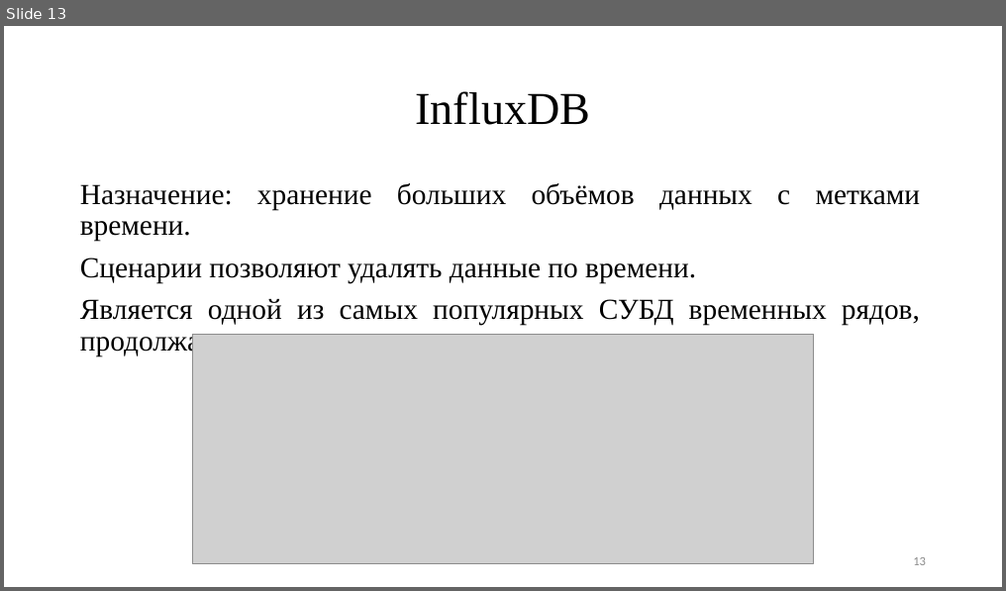
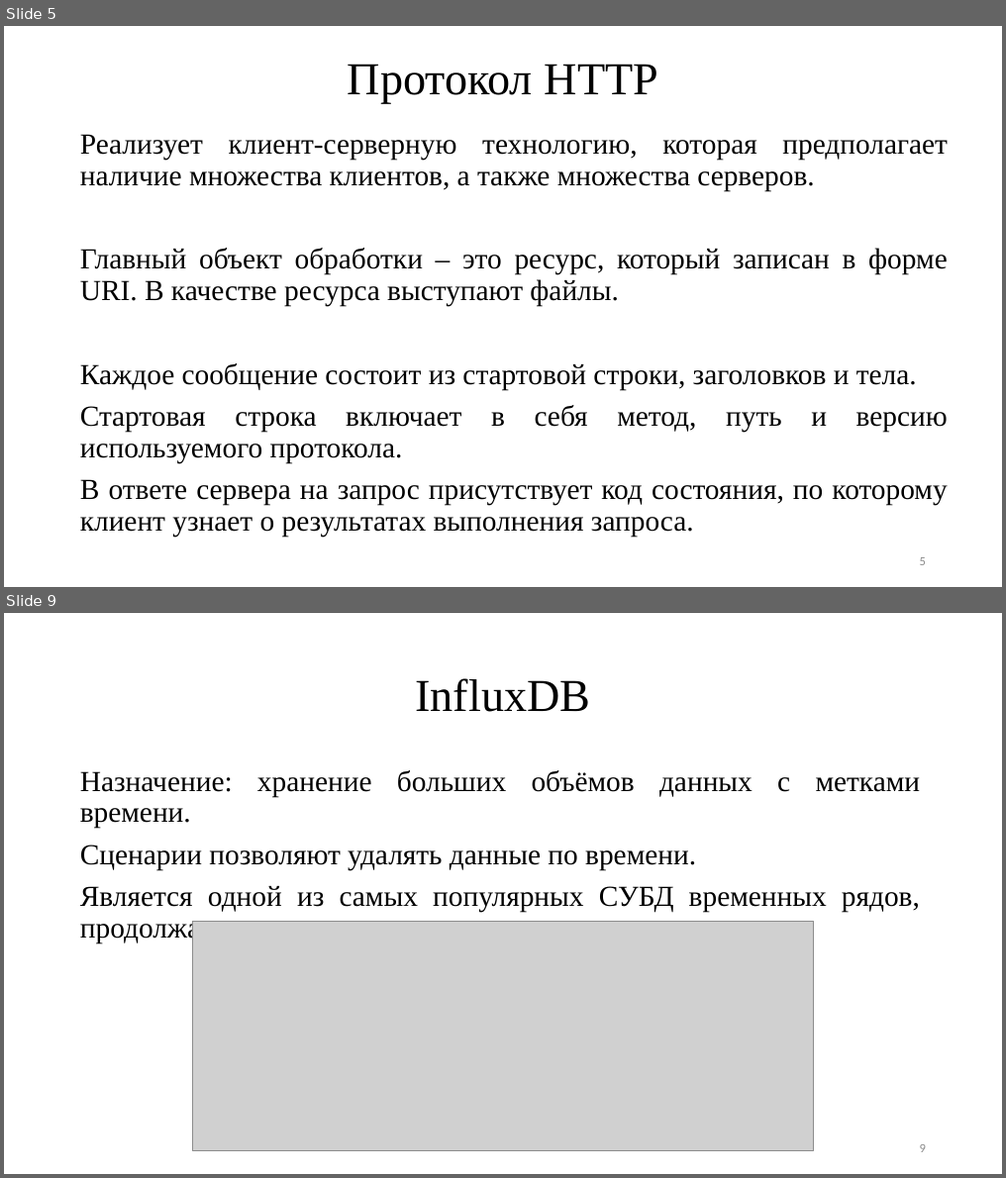
Before and after one commit to TheSawIsTheLaw/NetworkingCoursework, a slide deck: documentation/Presentation/presentation.pptx. Shown one above the other, each under a label of ours: slide 13 before the commit, slides 5 and 9 after it; the slides between them are not shown. The pictures are 1006x591 and 1006x1178 pixels, drawn with LibreOffice and Linux fonts; fonts in the diff are those of the drawing; grey boxes stand for pictures. Boxes give left, top, right and bottom in pixels: in the first picture for what was removed or moved away, otherwise in the second. Text is boxed around its words. In the diff, an @@ line names an element or a change of style, - is before the commit and + after.

```diff
--- a/documentation/Presentation/presentation.pptx
+++ b/documentation/Presentation/presentation.pptx
@@ slide 5 added at (4,26,1002,587), background #FFFFFF @@
@@ title added at (348,64,658,104), 44 pt, text #000000 @@
+Протокол HTTP
@@ text added at (80,134,947,537), 28 pt, text #000000 @@
+Реализует клиент-серверную технологию, которая предполагает наличие множества клиентов, а также множества серверов.
+Главный объект обработки – это ресурс, который записан в форме URI. В качестве ресурса выступают файлы.
+Каждое сообщение состоит из стартовой строки, заголовков и тела.
+Стартовая строка включает в себя метод, путь и версию используемого протокола.
+В ответе сервера на запрос присутствует код состояния, по которому клиент узнает о результатах выполнения запроса.
@@ page number added at (920,558,926,566), 12 pt, text #8C8C8C @@
+5
@@ what was slide 13 is now slide 9 @@
@@ page number at (920,1145,926,1153): text changed @@
-13
+9
```
Also in this commit, not shown: 2 slides changed, 5 other slides added, 10 slides removed.
